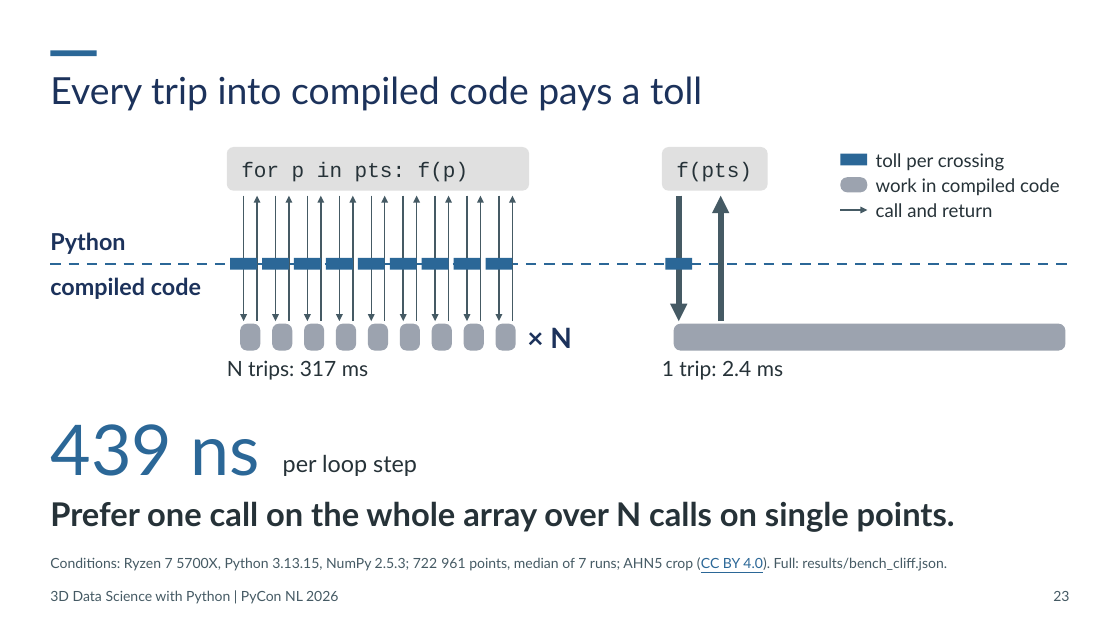
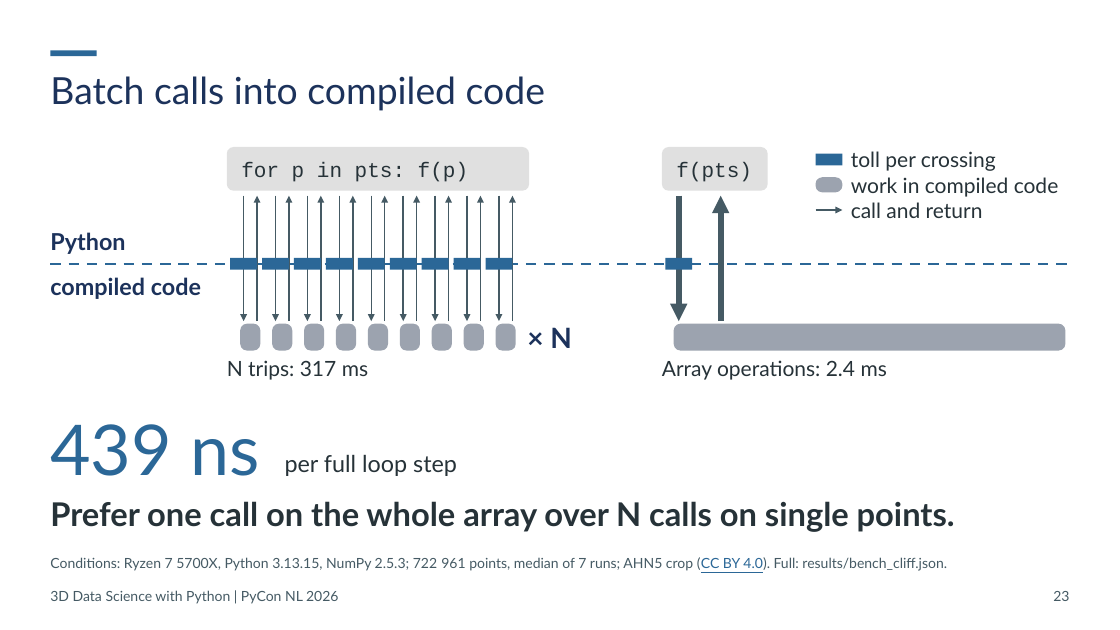
Before and after one commit to Sloppy1999/pycon-nl-2026-3d-data-science, a slide deck: slide 23 of deck/out/20261015_PyCon-NL_3D-Data-Science.pptx. Drawn at 1120x630 pixels with LibreOffice and Linux fonts; fonts in the diff are those of the drawing. Boxes give left, top, right and bottom in pixels: in the first picture for what was removed or moved away, otherwise in the second. Text is boxed around its words. In the diff, an @@ line names an element or a change of style, - is before the commit and + after.

```diff
--- a/deck/out/20261015_PyCon-NL_3D-Data-Science.pptx
+++ b/deck/out/20261015_PyCon-NL_3D-Data-Science.pptx
@@ title at [50, 76, 545, 111]: text changed @@
-Every trip into compiled code pays a toll
+Batch calls into compiled code
@@ text "toll per crossing": place and size @@
-text "toll per crossing" at [876, 153, 1005, 171]
+text "toll per crossing" at [851, 151, 996, 171]
@@ text "work in compiled code": place and size @@
-text "work in compiled code" at [876, 178, 1060, 196]
+text "work in compiled code" at [851, 177, 1059, 197]
@@ size 16 to 18 pt in 3 elements at [851, 177, 1059, 197], [851, 151, 996, 171], [851, 202, 983, 218] @@
@@ text "call and return": place and size @@
-text "call and return" at [876, 203, 992, 217]
+text "call and return" at [851, 202, 983, 218]
@@ 1 rectangle, 1 rounded rectangle, 1 arrow: place and size @@
-1 rectangle, 1 rounded rectangle, 1 arrow at [840, 154, 867, 210]
+1 rectangle, 1 rounded rectangle, 1 arrow at [816, 154, 843, 210]
@@ text at [662, 360, 887, 380]: text changed @@
-1 trip: 2.4 ms
+Array operations: 2.4 ms
@@ text at [285, 454, 457, 476]: text changed @@
-per loop step
+per full loop step
```
Also in this commit, not shown: 13 other slides changed, 46 other files.
